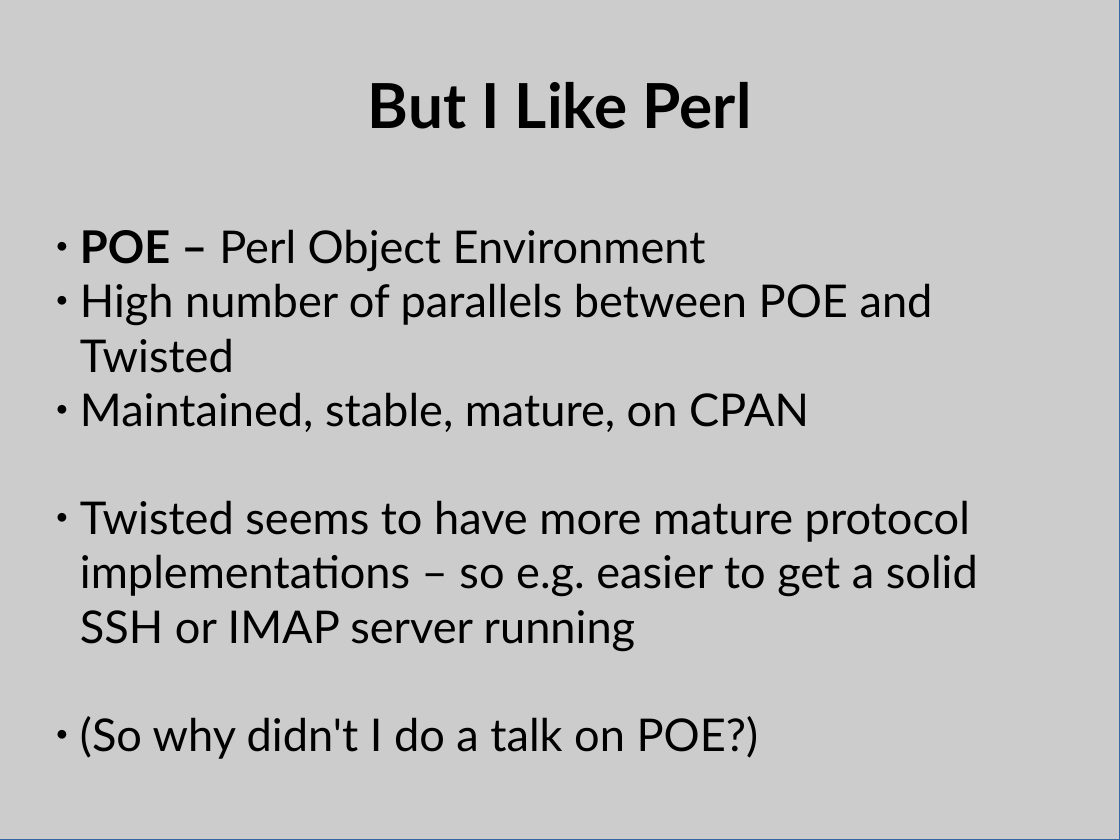
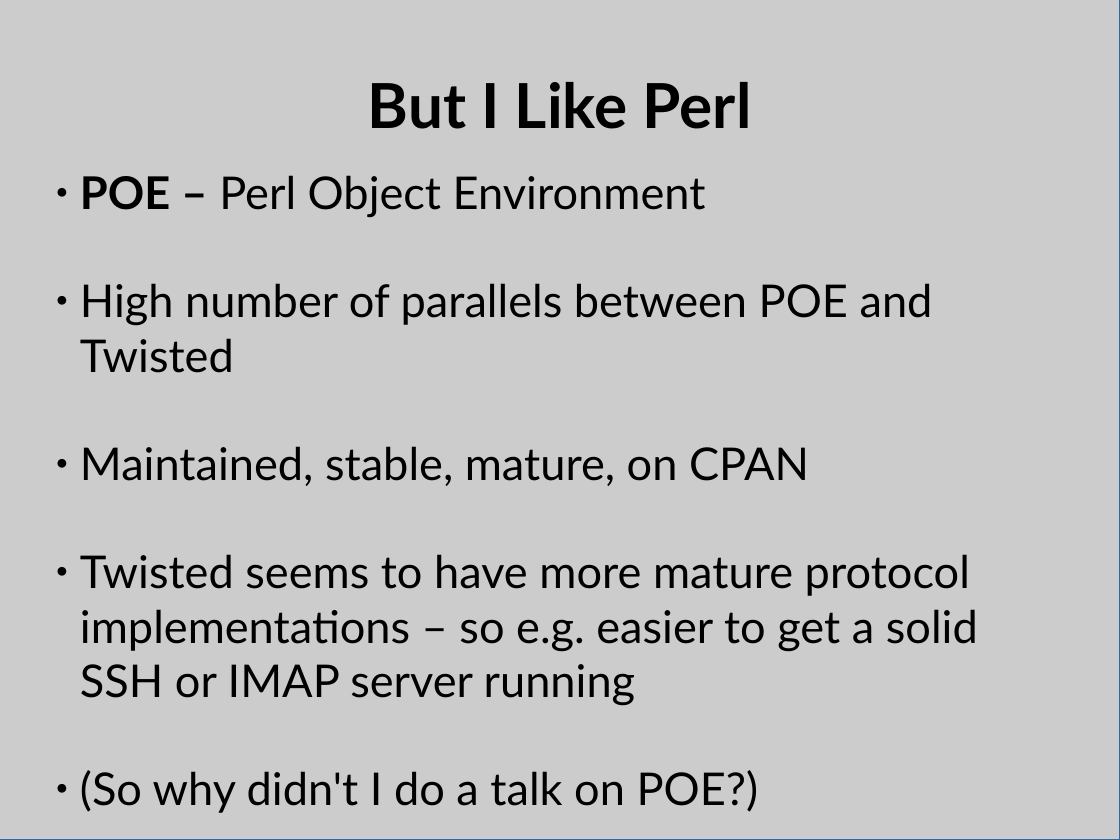
Before and after one commit to bpetering/linuxsa-talk-twisted, a slide deck: slide 14 of twisted_talk.odp (slide 16 before the commit). Drawn at 1120x840 pixels with LibreOffice and Linux fonts; fonts in the diff are those of the drawing. Boxes give left, top, right and bottom in pixels: in the first picture for what was removed or moved away, otherwise in the second. Text is boxed around its words. In the diff, an @@ line names an element or a change of style, - is before the commit and + after.

Commit message:
Finish IRC-ish server

```diff
--- a/twisted_talk.odp
+++ b/twisted_talk.odp
@@ subtitle "POE – Perl Object Environment" rewrapped from (80,229,978,759) to (80,175,978,813) @@
```
Also in this commit, not shown: 2 slides added, 4 slides removed, 1 other file.
